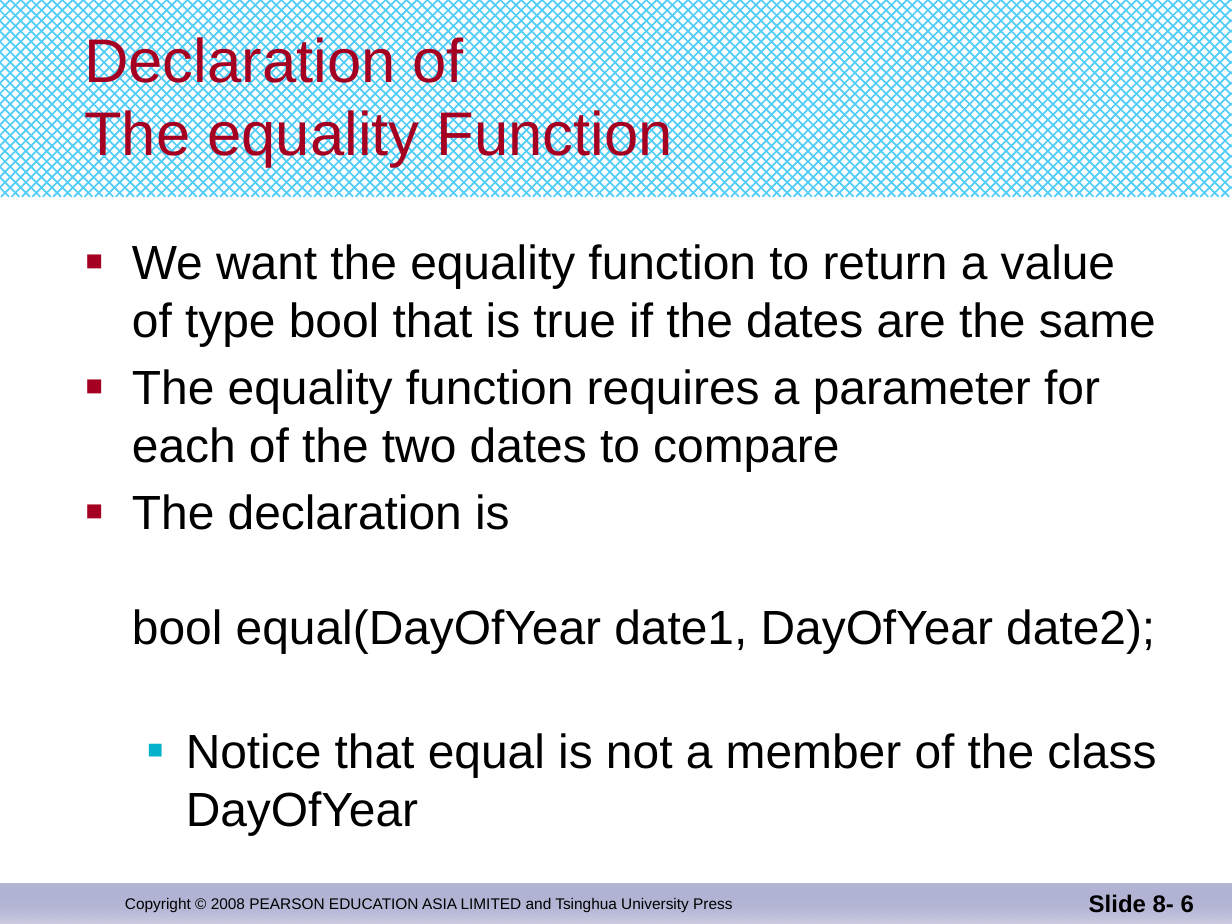
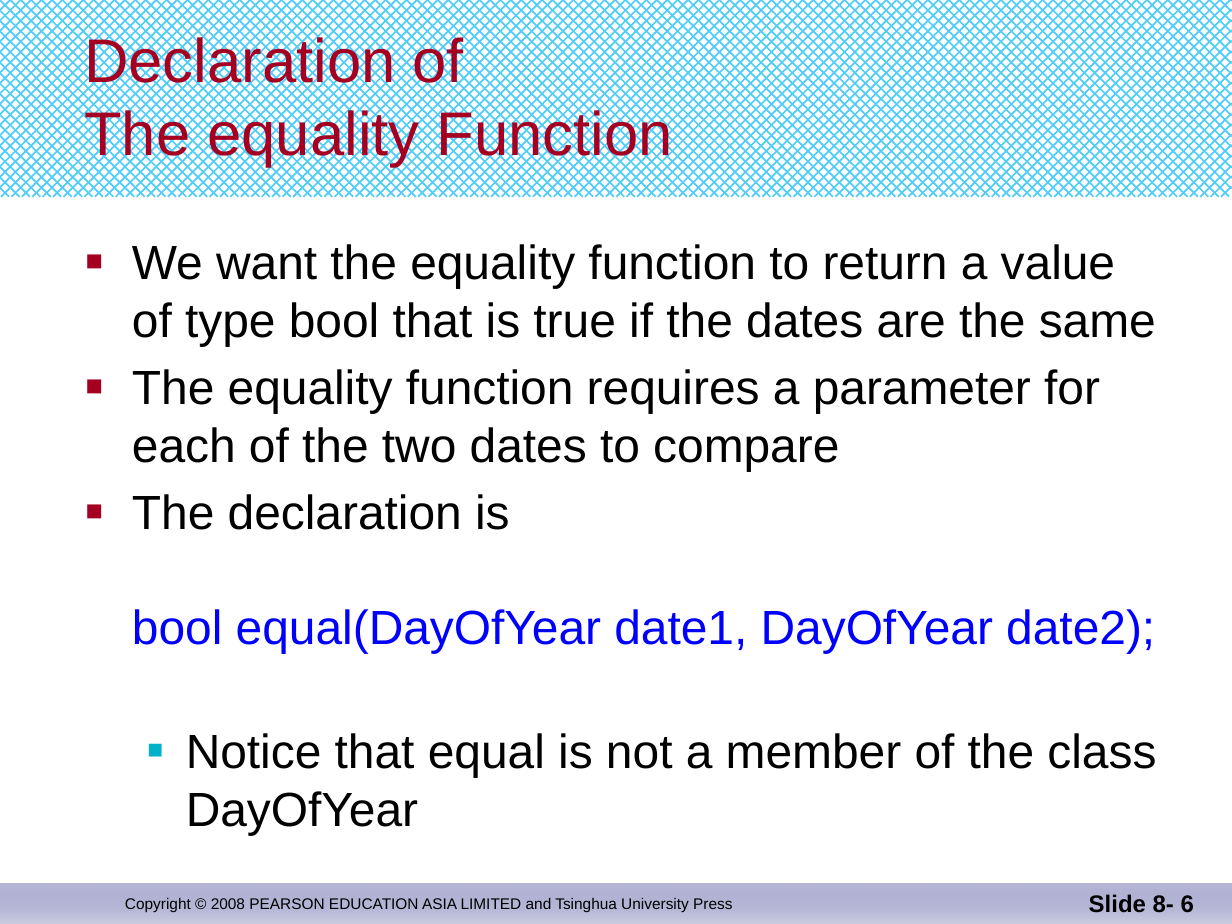
Before and after one commit to djuanbei/CPLUSPLUS, a slide deck: slide 6 of ppt/Chapter 11.pptx. Drawn at 1232x924 pixels with LibreOffice and Linux fonts; fonts in the diff are those of the drawing. Boxes give left, top, right and bottom in pixels: in the first picture for what was removed or moved away, otherwise in the second. Text is boxed around its words. In the diff, an @@ line names an element or a change of style, - is before the commit and + after.

```diff
--- a/ppt/Chapter 11.pptx
+++ b/ppt/Chapter 11.pptx
@@ text at bbox=[132, 494, 1155, 653]: text colour #000000 to #0000FF in "bool equal(DayOfYear date1, DayOfYear date2);" @@
```
Also in this commit, not shown: 7 other slides changed, 1 other file.
